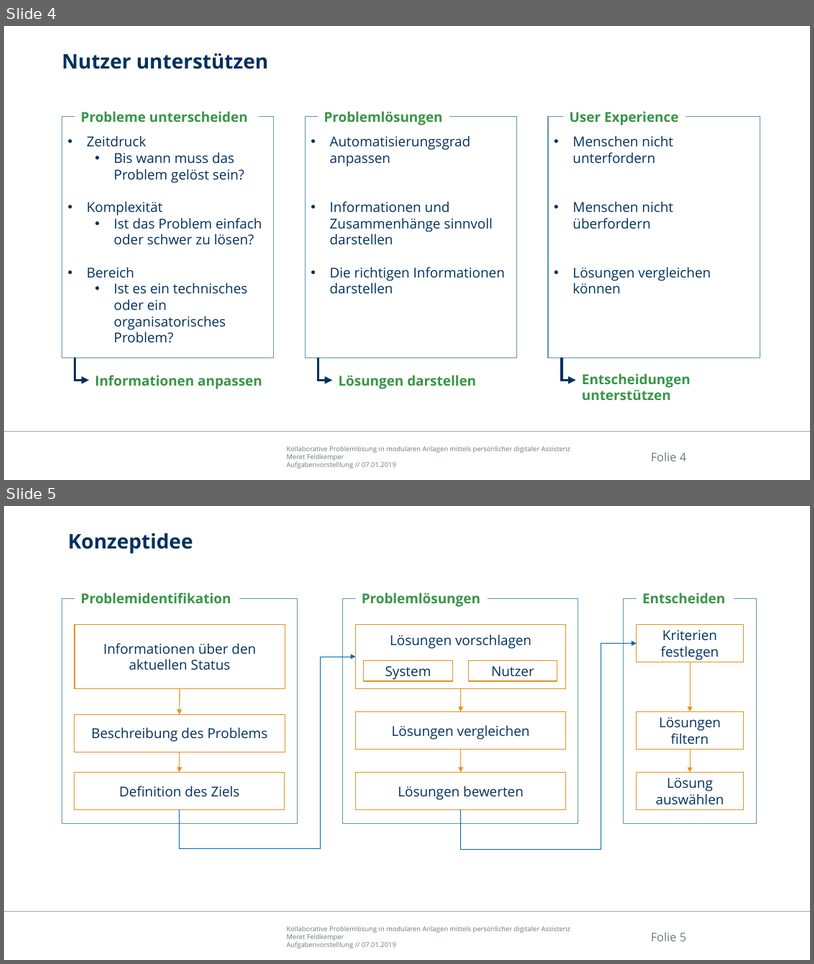
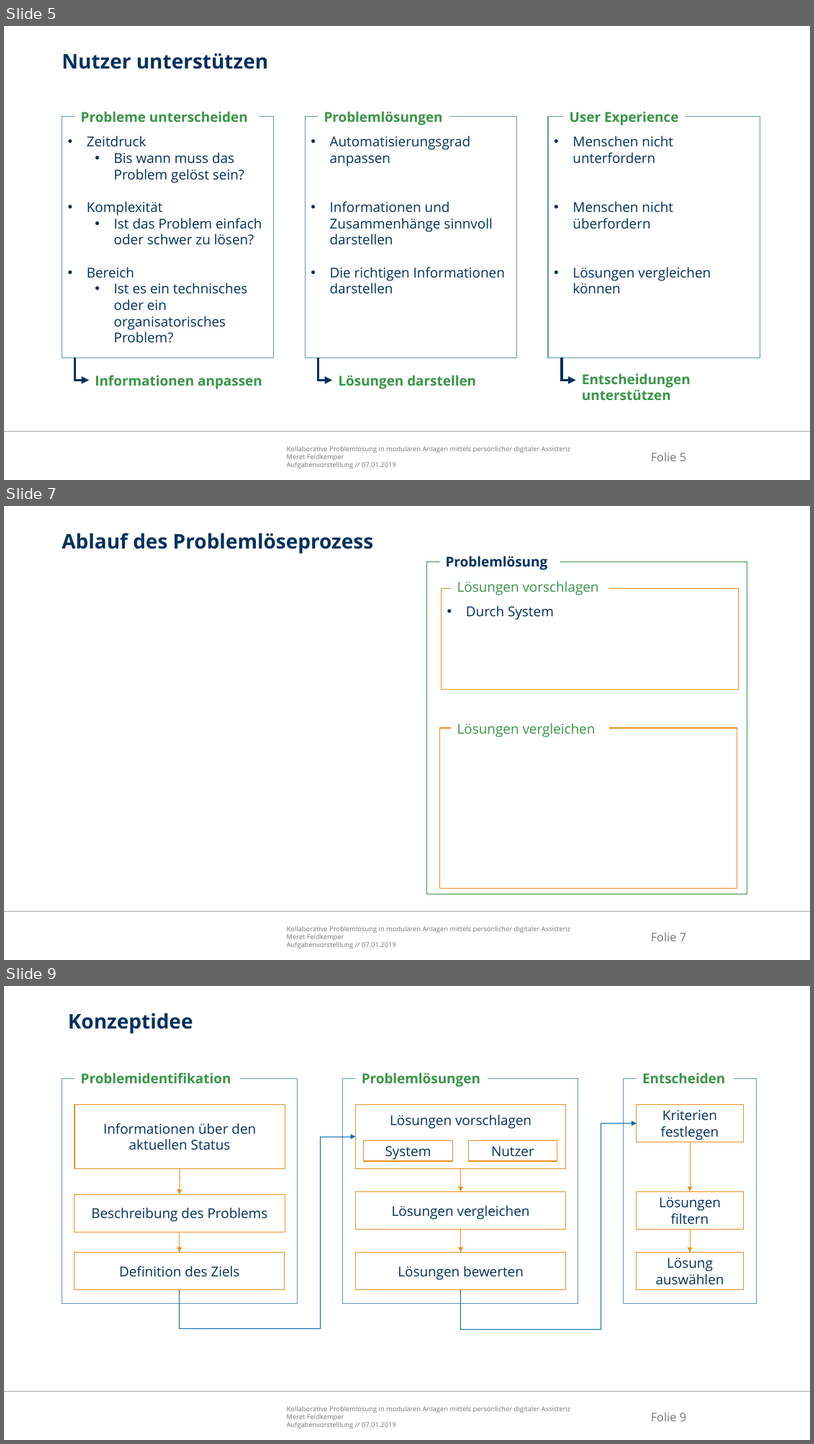
Before and after one commit to Ral3007/Diplomarbeit, a slide deck: Dokumente/Präsentationen/2019-02-18_DA_Feldkemper_Zwischenpräsentation.pptx. Shown one above the other, each under a label of ours: slides 4 and 5 before the commit, slides 5, 7 and 9 after it; the slides between them are not shown. The pictures are 814x964 and 814x1444 pixels, drawn with LibreOffice and Linux fonts; fonts in the diff are those of the drawing; background and template pictures are left out. Boxes give left, top, right and bottom in pixels: in the first picture for what was removed or moved away, otherwise in the second. Text is boxed around its words. In the diff, an @@ line names an element or a change of style, - is before the commit and + after.

```diff
--- a/Dokumente/Präsentationen/2019-02-18_DA_Feldkemper_Zwischenpräsentation.pptx
+++ b/Dokumente/Präsentationen/2019-02-18_DA_Feldkemper_Zwischenpräsentation.pptx
@@ slide 7 added at (4, 506, 810, 960), background #FFFFFF; not listed: 3 template elements that a slide beside it also shows @@
@@ title added at (62, 533, 374, 554), 24 pt, text #00305E, bold @@
+Ablauf des Problemlöseprozess
@@ group added at (427, 556, 748, 894): 3 rectangles, 3 texts @@
+Problemlösung
+• Durch System
+Lösungen vorschlagen
+Lösungen vergleichen
@@ what was slide 4 is now slide 5 @@
@@ page number at (651, 452, 687, 461): text changed @@
-Folie 4
+Folie 5
@@ what was slide 5 is now slide 9 @@
@@ page number at (651, 1412, 687, 1421): text changed @@
-Folie 5
+Folie 9
```
Also in this commit, not shown: 1 slide changed, 3 other slides added, 16 other files.
